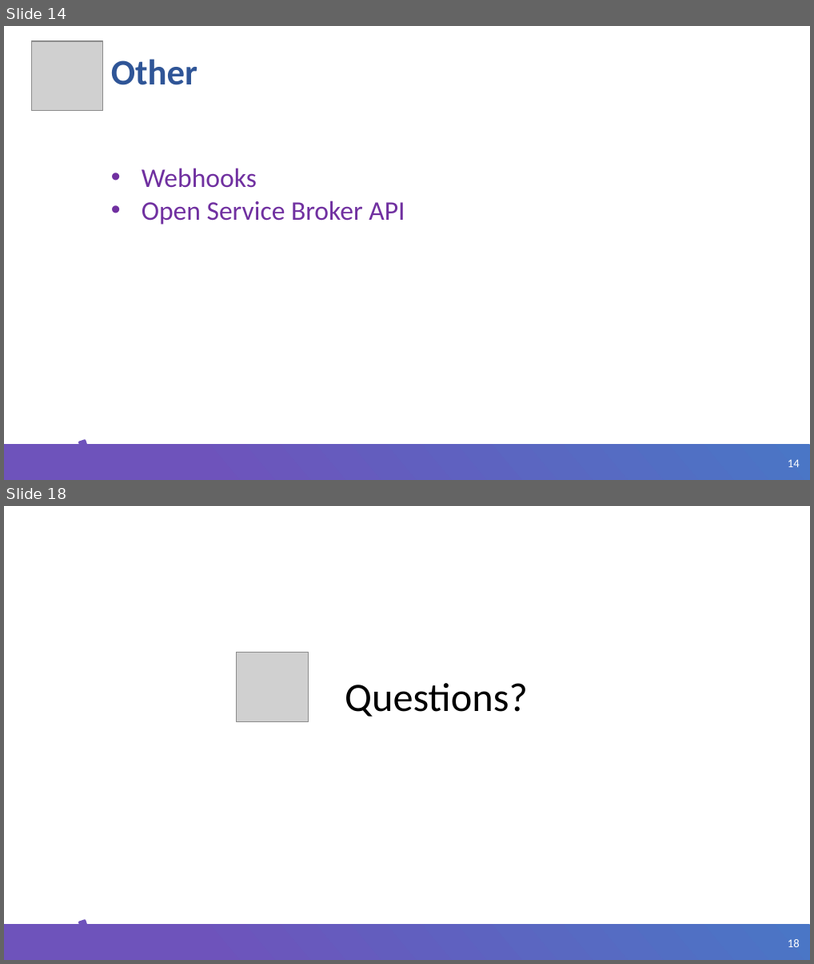
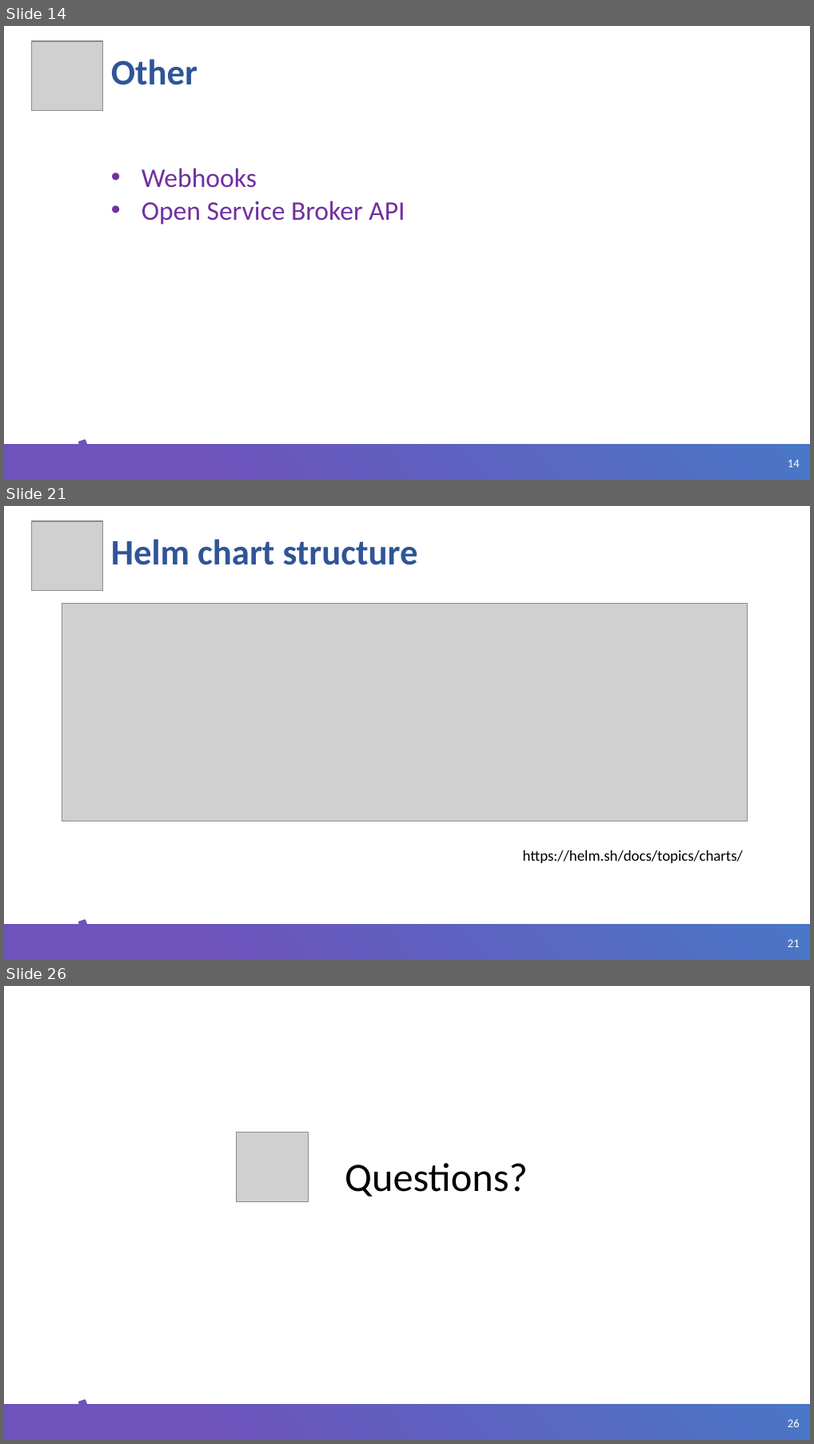
Before and after one commit to ybaryshnikova/extensions-meetup, a slide deck: Kubernetes CRD Helm.pptx. Shown one above the other, each under a label of ours: slides 14 and 18 before the commit, slides 14, 21 and 26 after it; the slides between them are not shown. The pictures are 814x964 and 814x1444 pixels, drawn with LibreOffice and Linux fonts; fonts in the diff are those of the drawing; grey boxes stand for pictures; background and template pictures are left out. Boxes give left, top, right and bottom in pixels: in the first picture for what was removed or moved away, otherwise in the second. Text is boxed around its words. In the diff, an @@ line names an element or a change of style, - is before the commit and + after.

Commit message:
restructure CRD helm examples

```diff
--- a/Kubernetes CRD Helm.pptx
+++ b/Kubernetes CRD Helm.pptx
@@ slide 21 added at (4, 506, 810, 960), background #FFFFFF; not listed: 3 template elements that a slide beside it also shows @@
@@ picture added at (31, 521, 103, 591) @@
@@ title added at (111, 539, 418, 565), 32 pt, text #2F5597, bold @@
+Helm chart structure
@@ picture added at (62, 603, 747, 820) @@
@@ text added at (523, 850, 743, 863), 13.5 pt, text #000000 @@
+https://helm.sh/docs/topics/charts/
@@ what was slide 18 is now slide 26 @@
@@ page number at (788, 1419, 800, 1427): text changed @@
-18
+26
```
Also in this commit, not shown: 2 slides changed, 8 other slides added, 1 slide removed, 21 other files.
